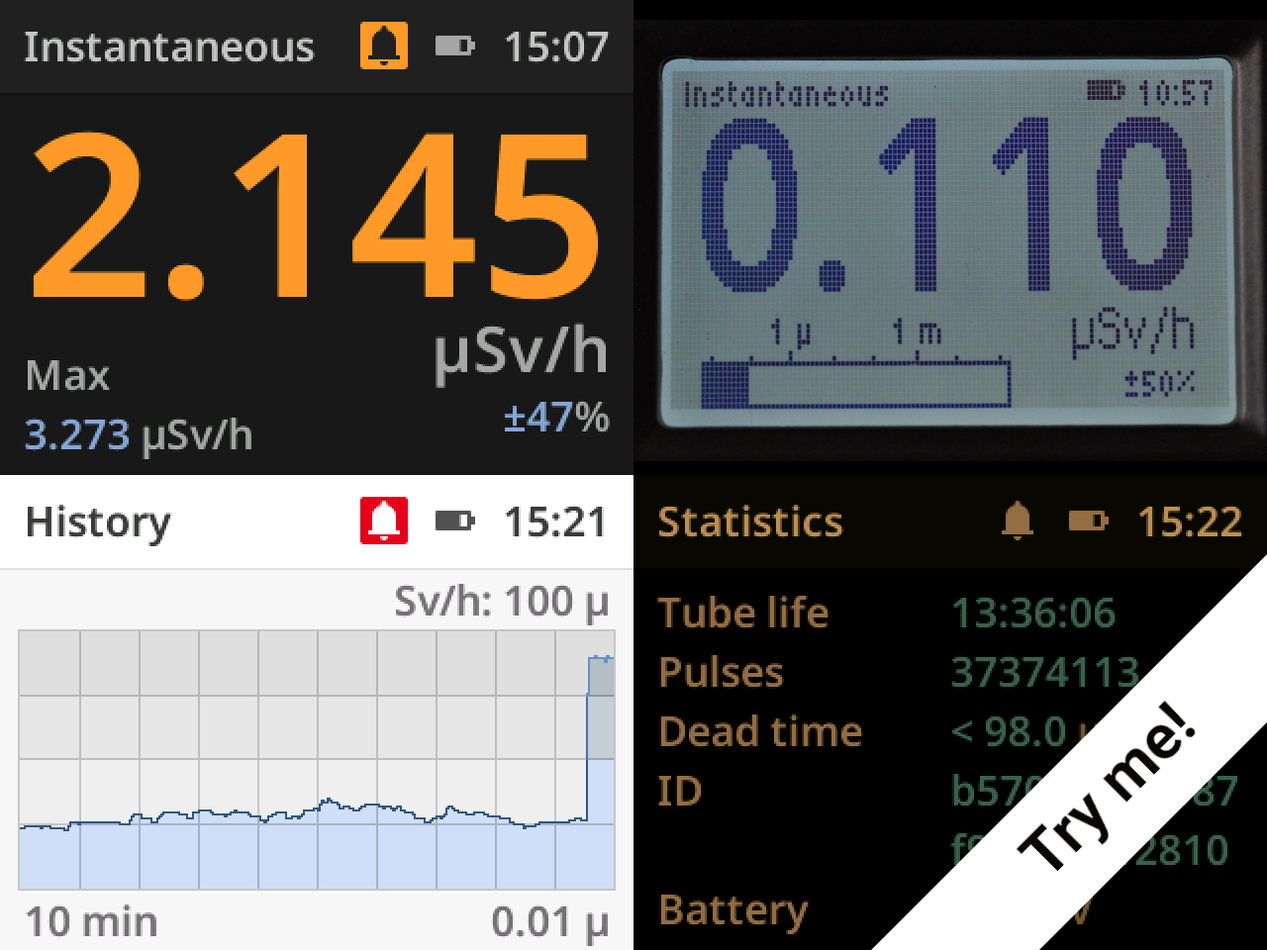
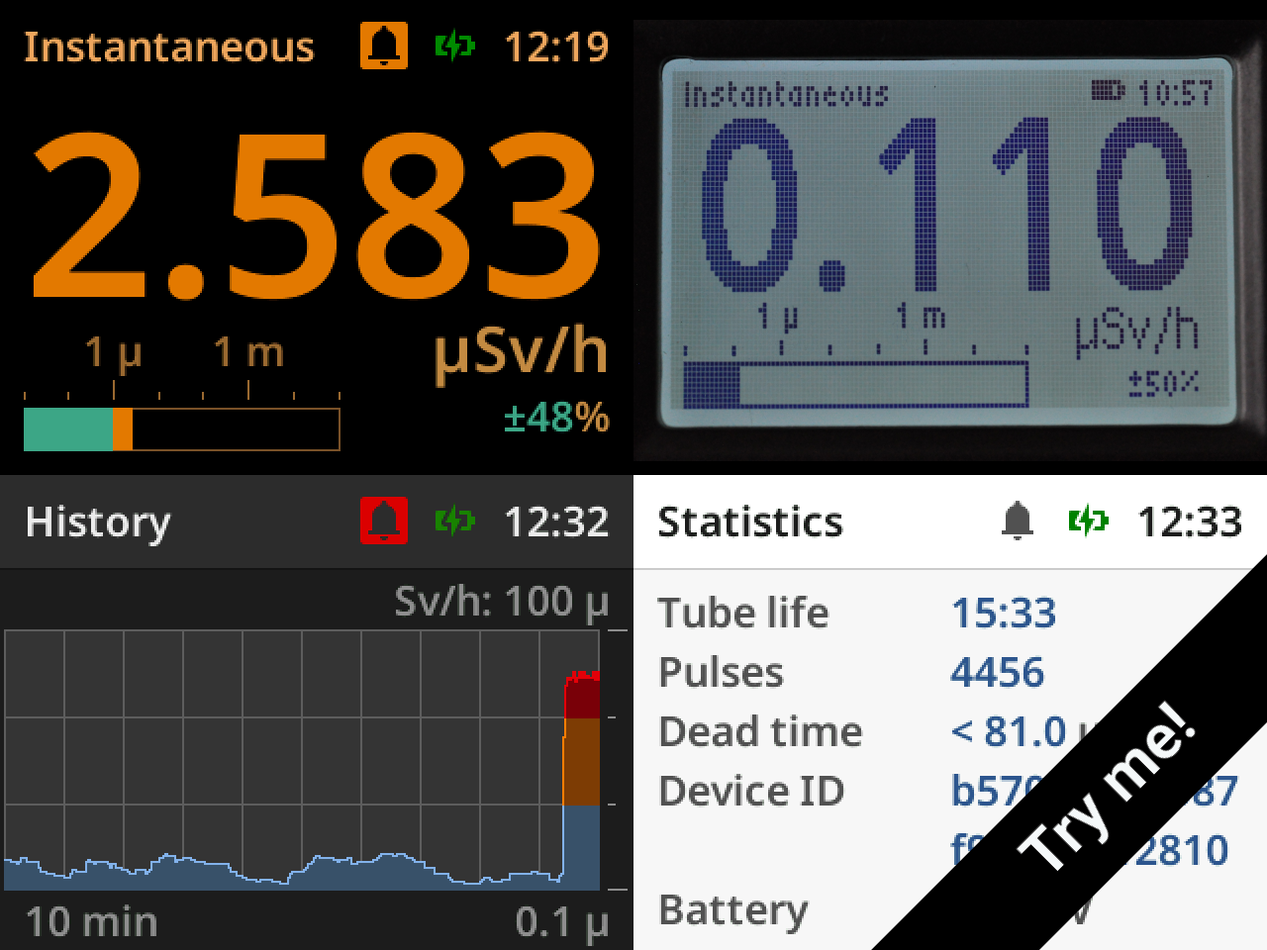
Before/after of a 1267×950 layered artwork. What changed in the layer stack:
renamed "Transformation" to "Try me!", painted on it over (870, 554, 1267, 950)
moved "Night" above "Dusk", painted on it over (0, 0, 1267, 950)
painted on "Dusk" over (0, 0, 634, 950)
painted on "Day" over (0, 475, 1267, 950)
painted on "Monochrome" over (679, 77, 1202, 412)
